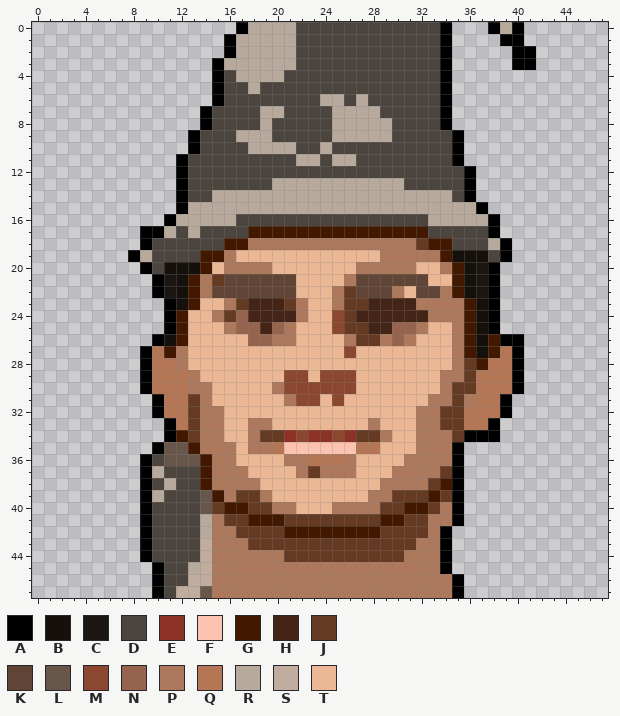
Two versions of one pixel-art sprite, public/img/tfrrsAvatars/7896259_48x48.png. The first picture shows the starting point.
The file is 48x48 pixels. Colours within 5 levels of each other are drawn and written as one.
Palette (. is transparent): A #000000  B #15100c  C #1b1611  D #4b443f  E #8b3125  F #fcc3b0  G #421800  H #442417  J #643a23  K #604436  L #69564b  M #8b4730  N #95634e  P #ad785b  Q #b47655  R #b7a99c  S #c0ad9f  T #ebb794
Pixels before, first column x 8:
 0 .........ARRRRDDDDDDDDDDDDA...ARA.
 1 ........ARRRRRDDDDDDDDDDDDA....AA.
 2 ........ARRRRRDDDDDDDDDDDDA.....AA
 3 .......ARRRRRRDDDDDDDDDDDDA.....AA
 4 .......ADRRRRDDDDDDDDDDDDDA.......
 5 .......ADDRDDDDDDDDDDDDDDDA.......
 6 .......ADDDDDDDDRRDRDDDDDDA.......
 7 ......ADDDDRRDDDDRRRRDDDDDA.......
 8 ......ADDDDRDDDDDRRRRRDDDDA.......
 9 .....ADDDRRRDDDDDRRRRRDDDDDA......
10 .....ADDDDRRRRDDRDDDDDDDDDDA......
11 ....ADDDDDDDDDRRDRRDDDDDDDDA......
12 ....ADDDDDDDDDDDDDDDDDDDDDDDA.....
13 ....ADDDDDDDRRRRRRRRRRRDDDDDA.....
14 ....ADDRRRRRRRRRRRRRRRRRRRRDA.....
15 ....ARRRRRRRRRRRRRRRRRRRRRRRRA....
16 ...ARRRRRDDDDDDDDDDDDDDDDRRRRRA...
17 .AARDRDDDDGGGGGGGGGGGGGGGDDDDDA...
18 .ADDDDDDGGPPPPPPPPPPPPPPJGGDDDRA..
19 ARDDDDGGPTTTTTTTTTTTTPPPPPGBBBDA..
20 .ADBBBGTPPPPTTTTTTTPPPPPTTPGBCA...
21 ..ACBGPJKKKKKKTTTTPKKKKKKTTGBCA...
22 ..ACBGPKKKKKKKTTTPJKKKPTKKPGBCA...
23 ...ABGTTPJHHHJPTTPJJHHHHPPPPGBA...
24 ...AGTTPJNHHHHPTTMJHHHHHHPPPGBA...
25 ...AGTTTPNNHNPTTTMJJHHNNPTTPGBA...
26 ..ABGTTTTTNNPPTTTTPJJPNPTTTPGBGAA.
27 .AQGPTTTTTTTTTTTTTMTTTTTTTTPGBGQA.
28 .AQQPTTTTTTTTTTTTTTTTTTTTTTPJGQQA.
29 .AQQQPTTTTTTTMMTMMMTTTTTTTPPJQQQA.
30 .AQQQPPTTTTTPMMMMMMTTTTTTTPJJQQQA.
31 ..AQQJPTTTTTTPMMTMTTTTTTTPPJPQQA..
32 ..AQQJPPTTTTTTTTTTTTTTTTPPJJQQQA..
33 ...AQJPPTTPPTTTTTTTTPTTTPPJJQQA...
34 ...AGJPPTTPJJEMEEMEJJPTTPPPJAAA...
35 ..ALLGPPPTPPQFFFFFFQQTTTPPPA......
36 .ADLLLGPPTTTTPPQQQPTTTTPPPPA......
37 .ARDDDGPPPTTTTPJPPPTTTPPPPJA......
38 .ADRDDGPPPPTTTTTTTTTTPPPPJGA......
39 .ARDDDLGPJJPTTTTTTTTPPJJJGJA......
40 .ADDDDLJGGJJPPTTTPPPPJJGGJPA......
41 .ADDDDRPJJGGGJJJJJJJJGGJJPPA......
42 .ADDDDRPPJJJJGGGGGGGGJJJJPA.......
43 .ADDDDSPPPJJJJJJJJJJJJJJPPA.......
44 .ADDDDSPPPPPPJJJJJJJJJJPPPA.......
45 ..ADDRSPPPPPPPPPPPPPPPPPPPA.......
46 ..ADDSSPPPPPPPPPPPPPPPPPPPPA......
47 ..ADSSLPPPPPPPPPPPPPPPPPPPPA......
Once edited:
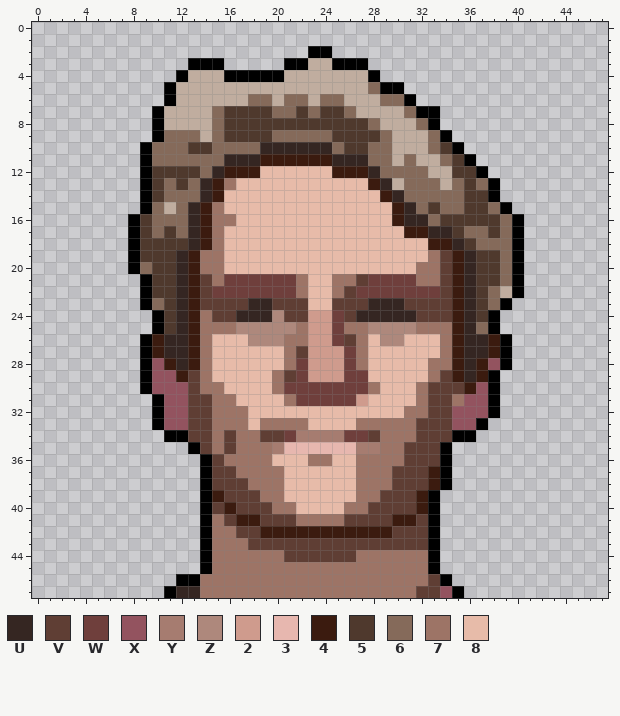
Colours new in this view: U #352622  V #5f3e34  W #6f3f3c  X #93535f  Y #a67c70  Z #ae887c  2 #cf9b8d  3 #e7b7af  4 #3b1b0f  5 #4f392d  6 #856a5a  7 #9d7466  8 #e7bba9
Edits made:
Changed rows in their new state; - is an unchanged pixel.
first column x 8:
 0 ---------..................---...-
 1 --------...................----..-
 2 --------.......AA..........-----..
 3 -----AA-.....AASSAAA.......-----..
 4 ----ASSSAAAAASSSSSSSA......-------
 5 ---ASSSSSSSSSSSSSSSS6AA....-------
 6 ---ASSSSSS66S66S66SSS66A...-------
 7 --ASSSS655556656556SSSS6AA.-------
 8 --ASSSS65555555555556SSS6A.-------
 9 --A666S655556666655556SSS6A.------
10 -A666556666UUUUUU65566SSS65-------
11 -A666666UUU444444UUU66S6SS65A-----
12 -A55556U444888888444U6666SS55A----
13 -A5656U47888888888884US666S656A---
14 -A5666U488888888888884U6666655A---
15 -A6S6U47888888888888884U6566556A--
16 A5666U47788888888888884UU6555556A-
17 A5656U4788888888888888844UU56656A-
18 A5555U478888888888888888844U5666A-
19 -555U477888888888888888887V4U556A-
20 A655U477888888888888888877V4U556A-
21 -A55U4V7WWWWWW78877VWWWW77V4U556A-
22 -A55U4VWWWWWWW7887VWWWWWWWV4U56SA-
23 -A65U4VVVVUUVVV88VVVUUUVVVV4U56A--
24 --A5U47VVUUUZVV22WVUUUUUVVV4U5----
25 --A5U4777ZZZZZ722W77ZZZZ7774U6----
26 -A4UU47888ZZZ7722WV78ZZ88874UU4-.-
27 --4UU478888887V222W788888874UU4A.-
28 --X4U478888887W222W788888774U4XA.-
29 --XX4V7888887VW222WW888887V4U4A..-
30 --XXXV7788887WWWWWWW78887VVV4XA..-
31 ---XXVV7788887WWWWW288887VV7XXA.--
32 ---XXVV777888888888888877VVXXXA.--
33 --AXXVV77787777888877777VVVXXA.---
34 ----AVV7V77VVWYYYYWWV777VVVA-..---
35 --...AV7V777Y333333YY77VVVA.------
36 -.....AV777788877887777VVVA.------
37 -.....AVV7777888888777VVV4A.------
38 -.....AVVV777888888777VVV4A.------
39 -.....A4VVV7788888877VVV4A..------
40 -.....AV4VVV77888877VVVV4A..------
41 -.....A7V44VVV7777VVVV44VA..------
42 -.....A77VV44444444444VVVA.-------
43 -.....A777VVVVVVVVVVVVVVVA.-------
44 -.....A777777VVVVVV777777A.-------
45 --....A777777777777777777A.-------
46 --..AA7777777777777777777VA.------
47 --.AUU777777777777777777VVX-------
